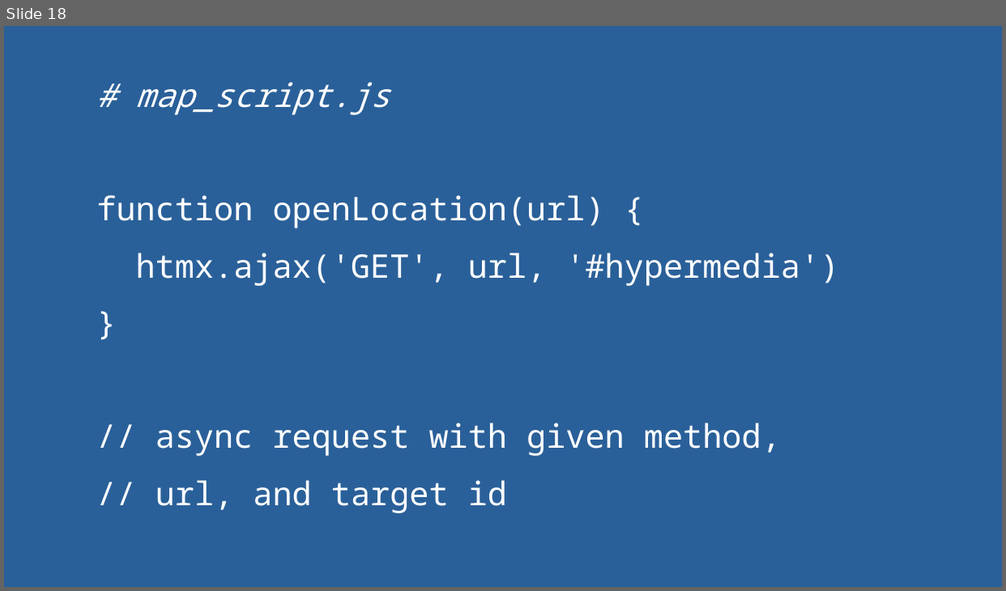
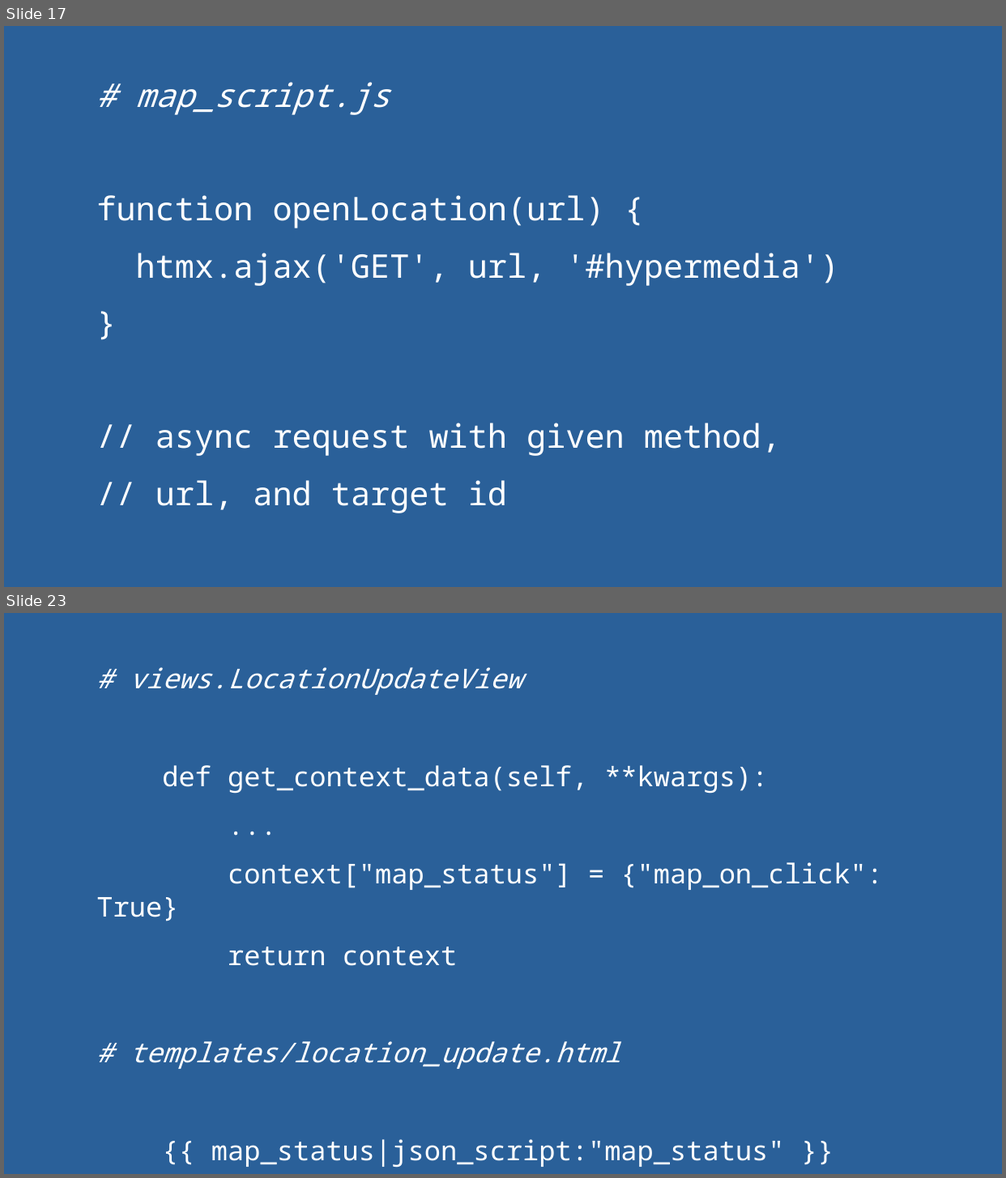
Before and after one commit to andywar65/map_swap_example, a slide deck: hypermedia_driven_maps.odp. Shown one above the other, each under a label of ours: slide 18 before the commit, slides 17 and 23 after it; the slides between them are not shown. The pictures are 1006x591 and 1006x1178 pixels, drawn with LibreOffice and Linux fonts; fonts in the diff are those of the drawing. Boxes give left, top, right and bottom in pixels: in the first picture for what was removed or moved away, otherwise in the second. Text is boxed around its words. In the diff, an @@ line names an element or a change of style, - is before the commit and + after.

```diff
--- a/hypermedia_driven_maps.odp
+++ b/hypermedia_driven_maps.odp
@@ slide 23 added at [4, 613, 1002, 1174], background #2A6099 @@
@@ text added at [130, 667, 883, 1168], 21.7 pt, text #FFFFFF @@
+# views.LocationUpdateView
+def get_context_data(self, **kwargs):
+...
+context["map_status"] = {"map_on_click": True}
+return context
+# templates/location_update.html
+{{ map_status|json_script:"map_status" }}
@@ what was slide 18 is now slide 17 @@
```
Also in this commit, not shown: 7 slides changed, 9 other slides added, 3 slides removed.
